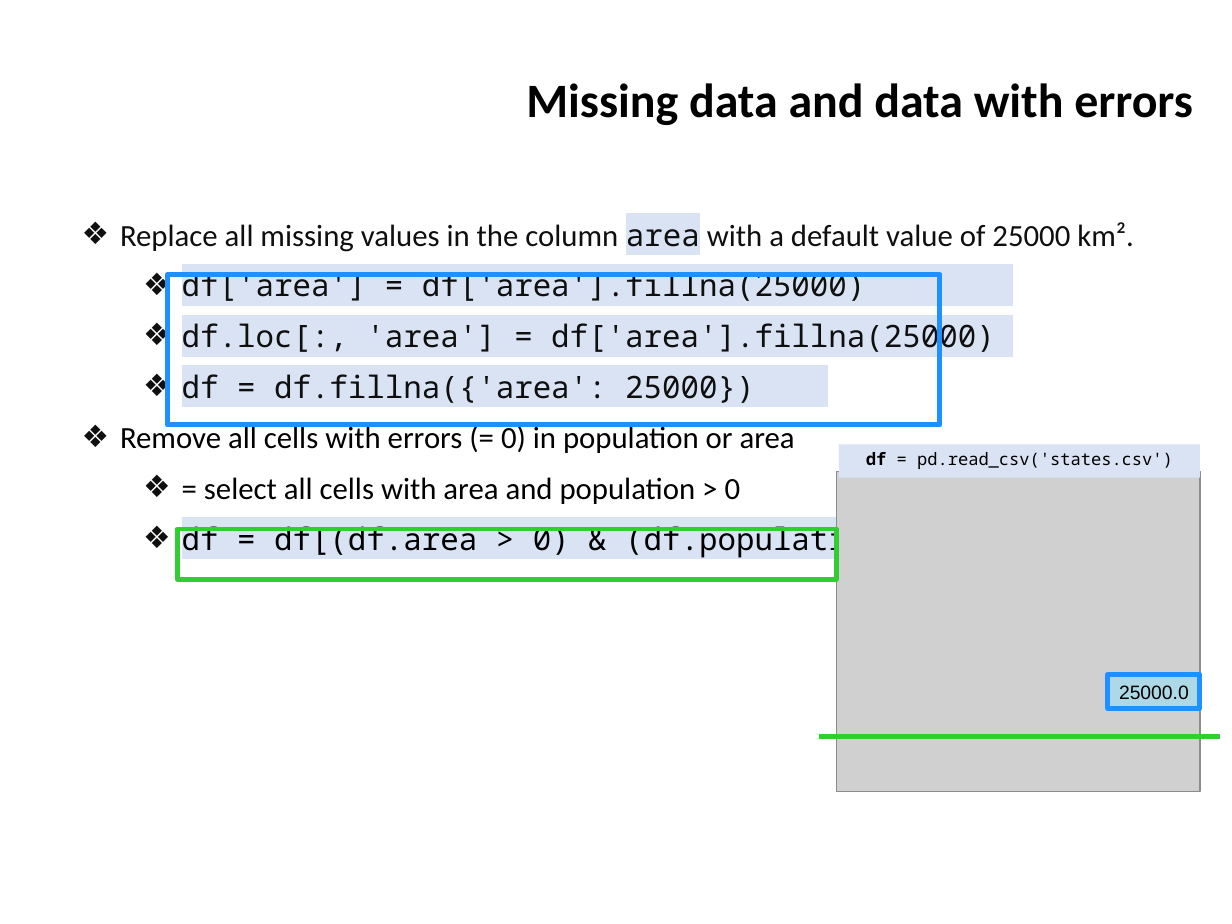
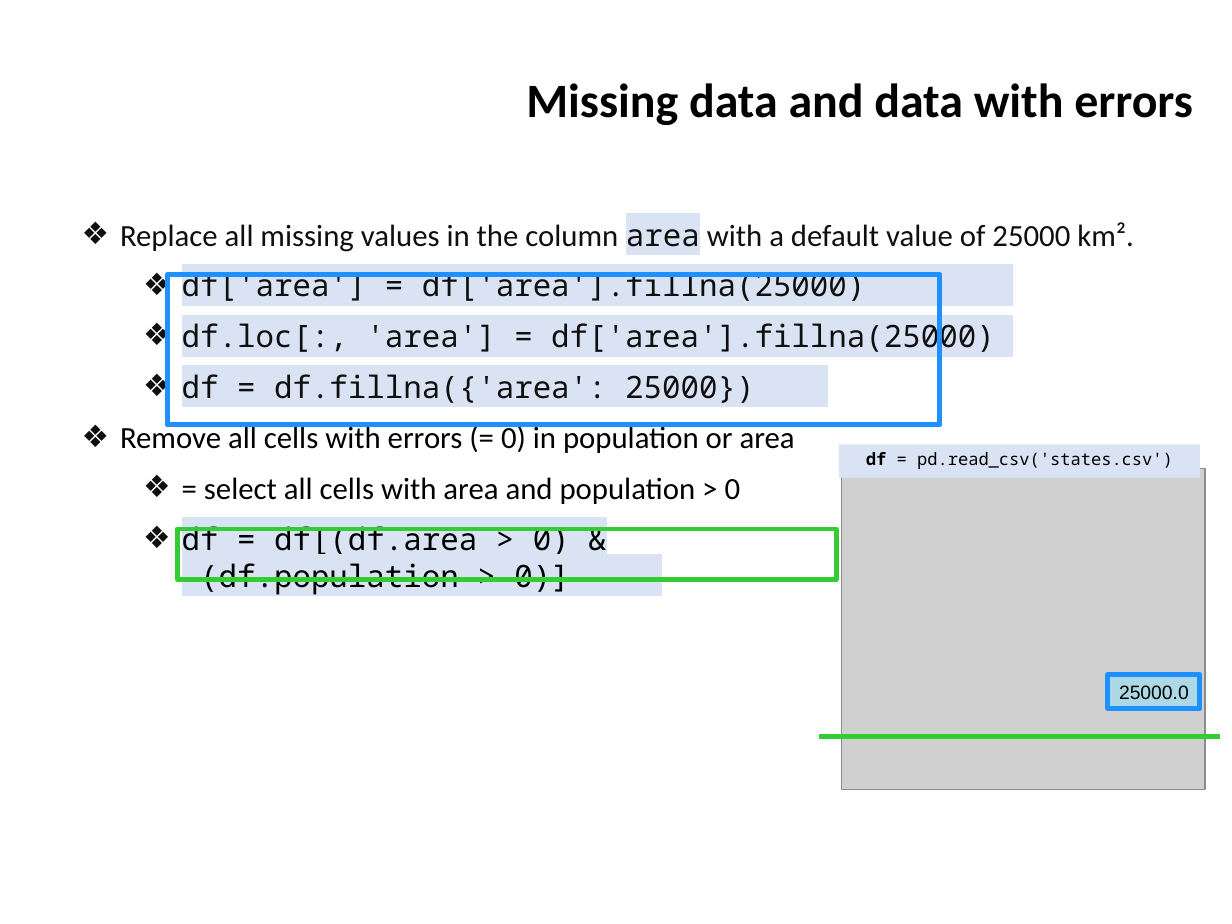
Before and after one commit to ifromm/fcsp, a slide deck: slide 30 of Slides/unit_8_prog_5.pptx. Drawn at 1232x924 pixels with LibreOffice and Linux fonts; fonts in the diff are those of the drawing; grey boxes stand for pictures; background and template pictures are left out. Boxes give left, top, right and bottom in pixels: in the first picture for what was removed or moved away, otherwise in the second. Text is boxed around its words. In the diff, an @@ line names an element or a change of style, - is before the commit and + after.

```diff
--- a/Slides/unit_8_prog_5.pptx
+++ b/Slides/unit_8_prog_5.pptx
@@ text "Replace all missing values in ..." rewrapped from [120, 222, 1134, 558] to [120, 222, 1134, 595] @@
@@ picture: place and size @@
-picture at [837, 472, 1200, 792]
+picture at [841, 469, 1205, 790]
```
Also in this commit, not shown: 7 other slides changed.
